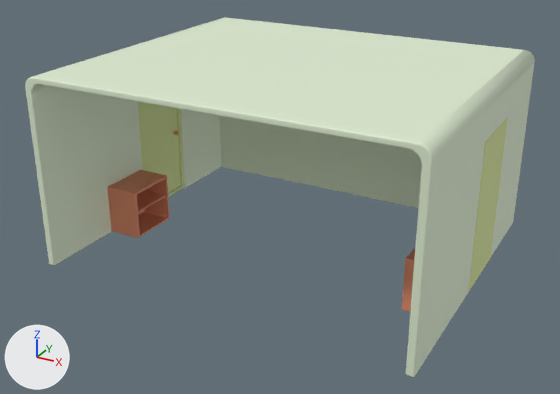
What one commit did to the Blender file Unity/Kykyky-Final-Project/Kykyky/Assets/Models/Furniture/LivingRoom.blend.
One viewpoint serves both versions: a camera (50 mm lens) standing at (4.44, -8.47, 4.91) and looking at (-0.06, -0.28, 0.81). The axes (+X, +Y, +Z) are drawn at lower left. The lights are the same throughout. The older version comes first.

Names of what the first picture shows: 'Boolean', 'Door1', 'Door1.001', 'Group', 'Group.001'.
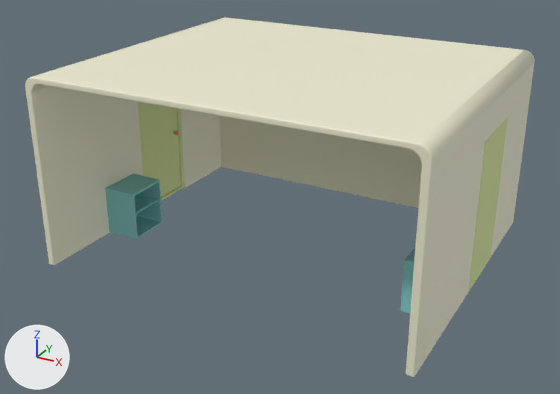
Commit message: Update LivingRoom.blend model for enhanced visual quality

Location of each change, [x1, y1, x2, y2] in pixels of the pictures (560 x 394 px):
'Group.001', recoloured, moved, rescaled (orange to cyan, 8% narrower)
    before: [107, 170, 170, 238]
    after: [105, 174, 163, 239]
'Group', recoloured, moved, rescaled
    before: [402, 248, 415, 312]
    after: [400, 248, 415, 314]

The edits, one by one:
Material 'Meubles' (mat_meubles) changes colour from orange #e48f6e to cyan #88cfcf; in linear values from (0.776, 0.275, 0.156) to (0.246, 0.621, 0.621).
Object 'Group' (ob_group) moves from (1.23, -0.6, -0.13) to (1.23, -0.7, -0.13).
Object 'Group' (ob_group) is rescaled from (0.01, 0.01, 0.01) to (0.00827, 0.01, 0.01).
Object 'Group.001' (ob_group_001) moves from (-1.23, -0.6, 0.92) to (-1.23, -0.7, 0.92).
Object 'Group.001' (ob_group_001) is rescaled from (0.01, 0.01, 0.01) to (0.00827, 0.01, 0.01).
